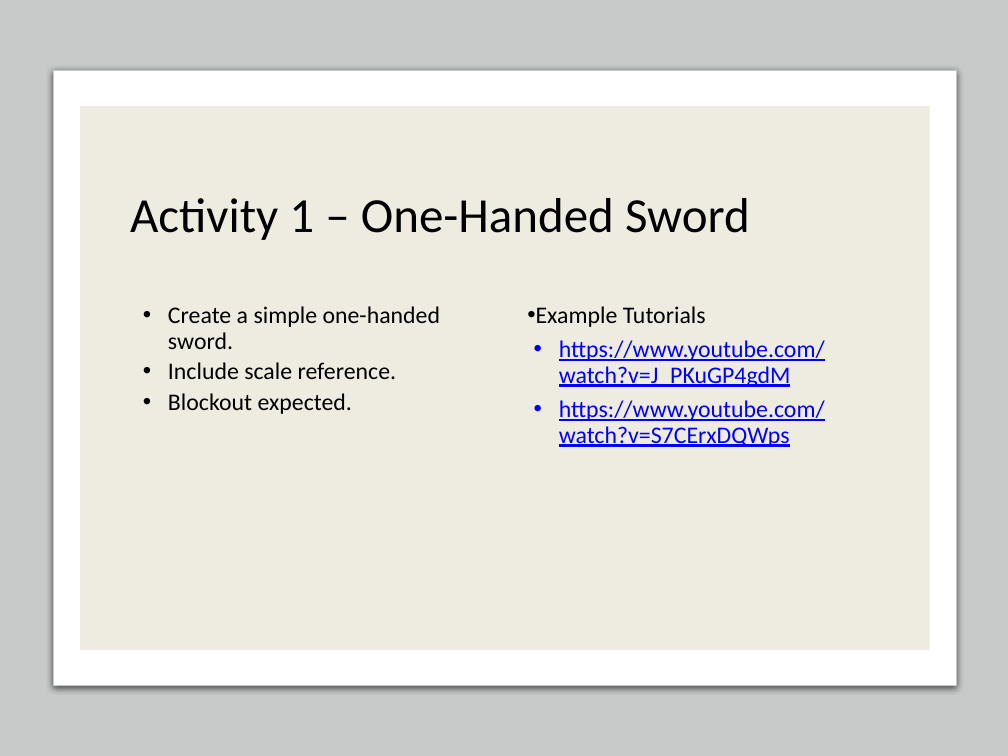
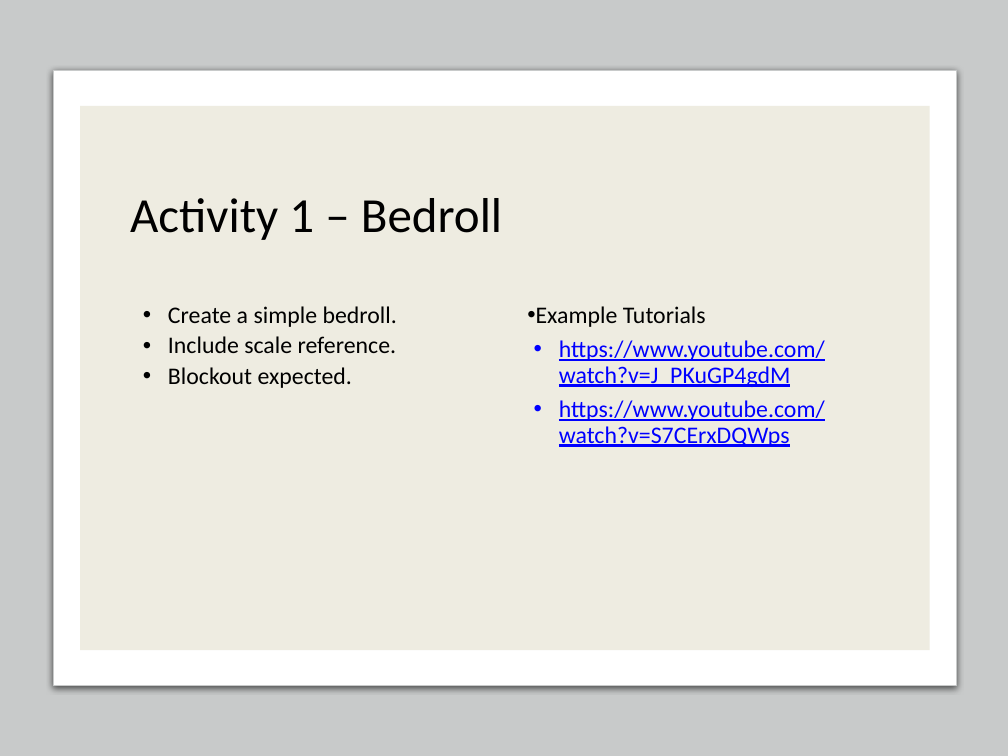
Before and after one commit to Taliesin-Games/Tension-Third-Year-Games, a slide deck: slide 2 of Documentation/workflow_practice_session.pptx. Drawn at 1008x756 pixels with LibreOffice and Linux fonts; fonts in the diff are those of the drawing. Boxes give left, top, right and bottom in pixels: in the first picture for what was removed or moved away, otherwise in the second. Text is boxed around its words. In the diff, an @@ line names an element or a change of style, - is before the commit and + after.

```diff
--- a/Documentation/workflow_practice_session.pptx
+++ b/Documentation/workflow_practice_session.pptx
@@ title at [130,198,502,240]: text changed @@
-Activity 1 – One-Handed Sword
+Activity 1 – Bedroll
@@ text at [168,306,397,327]: text changed @@
-• Create a simple one-handed sword.
+• Create a simple bedroll.
```
Also in this commit, not shown: 4 other slides changed.
